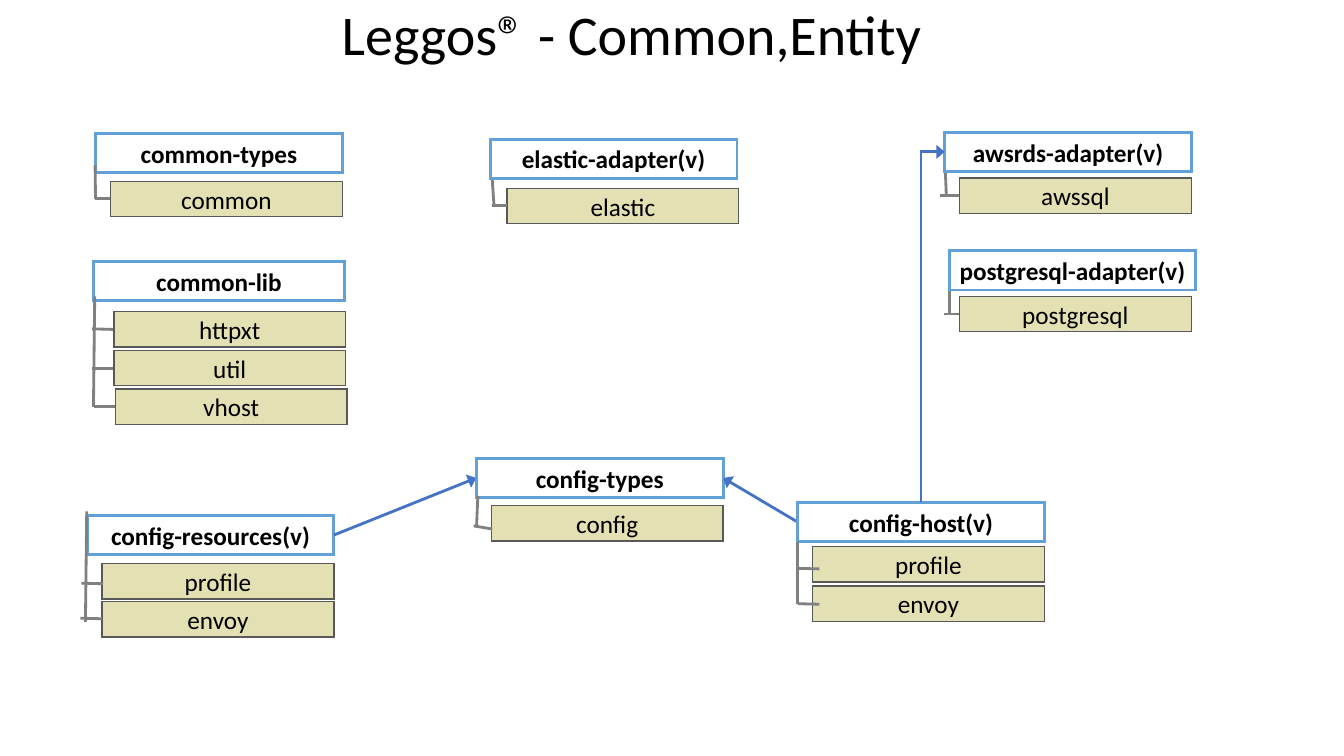
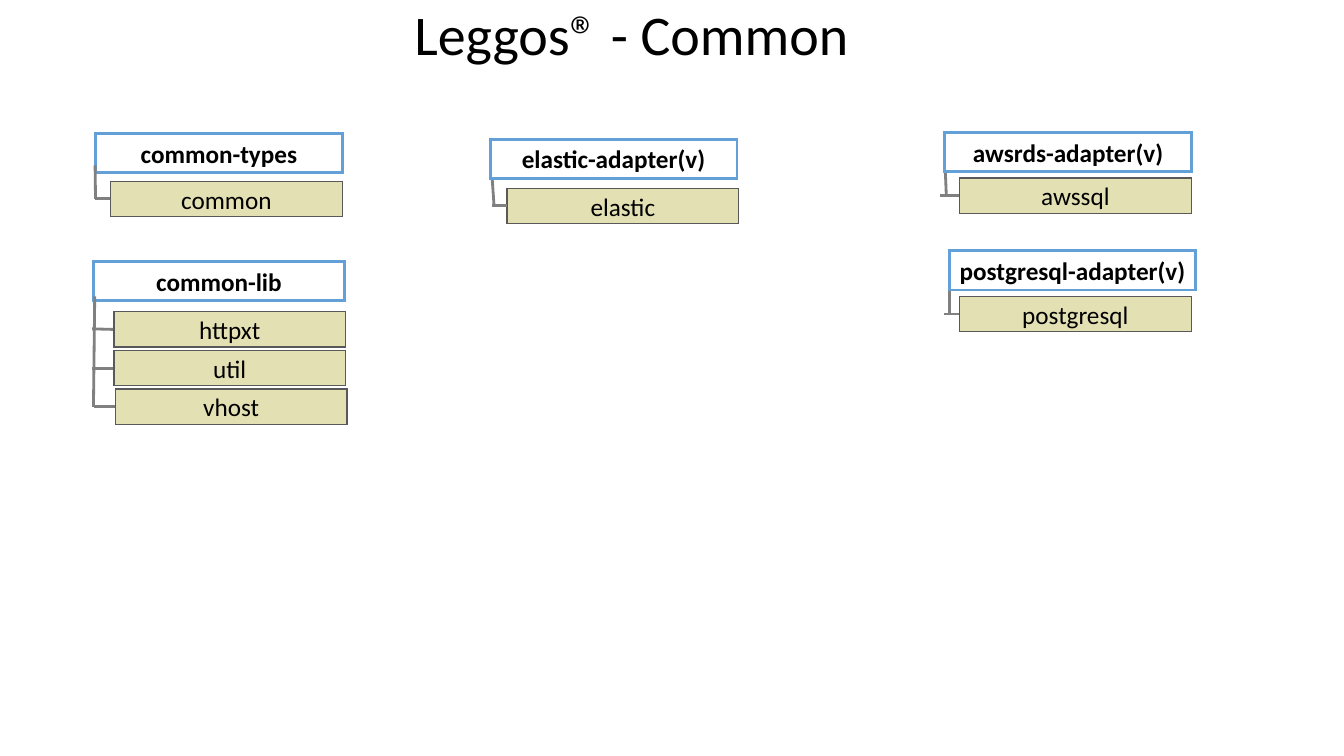
Before and after one commit to idiomatic-go/application-architecture, a slide deck: slide 2 of GO-Micro-Resources-Application.pptx. Drawn at 1344x756 pixels with LibreOffice and Linux fonts; fonts in the diff are those of the drawing. Boxes give left, top, right and bottom in pixels: in the first picture for what was removed or moved away, otherwise in the second. Text is boxed around its words. In the diff, an @@ line names an element or a change of style, - is before the commit and + after.

```diff
--- a/GO-Micro-Resources-Application.pptx
+++ b/GO-Micro-Resources-Application.pptx
@@ title at (x1=414, y1=16, x2=849, y2=65): text changed @@
-Leggos® - Common,Entity
+Leggos® - Common
@@ elbow arrow removed from (922, 502) to (945, 152) @@
@@ arrow removed from (334, 535) to (477, 478) @@
@@ rectangle removed at (x1=477, y1=459, x2=724, y2=498) @@
-config-types
@@ arrow removed from (798, 522) to (723, 478) @@
@@ line removed from (478, 496) to (477, 526) @@
@@ rectangle removed at (x1=491, y1=506, x2=723, y2=541) @@
-config
@@ rectangle removed at (x1=798, y1=502, x2=1045, y2=541) @@
-config-host(v)
@@ line removed from (87, 511) to (86, 622) @@
@@ rectangle removed at (x1=87, y1=515, x2=334, y2=555) @@
-config-resources(v)
@@ line removed from (492, 529) to (474, 526) @@
@@ rectangle removed at (x1=102, y1=564, x2=334, y2=599) @@
-profile
@@ line removed from (798, 541) to (798, 604) @@
@@ line removed from (820, 569) to (798, 569) @@
@@ rectangle removed at (x1=813, y1=546, x2=1045, y2=582) @@
-profile
@@ line removed from (103, 584) to (82, 584) @@
@@ rectangle removed at (x1=813, y1=586, x2=1045, y2=621) @@
-envoy
@@ line removed from (102, 619) to (81, 618) @@
@@ rectangle removed at (x1=102, y1=602, x2=334, y2=637) @@
-envoy
@@ line removed from (820, 604) to (798, 604) @@
```
Also in this commit, not shown: 3 other slides changed.
